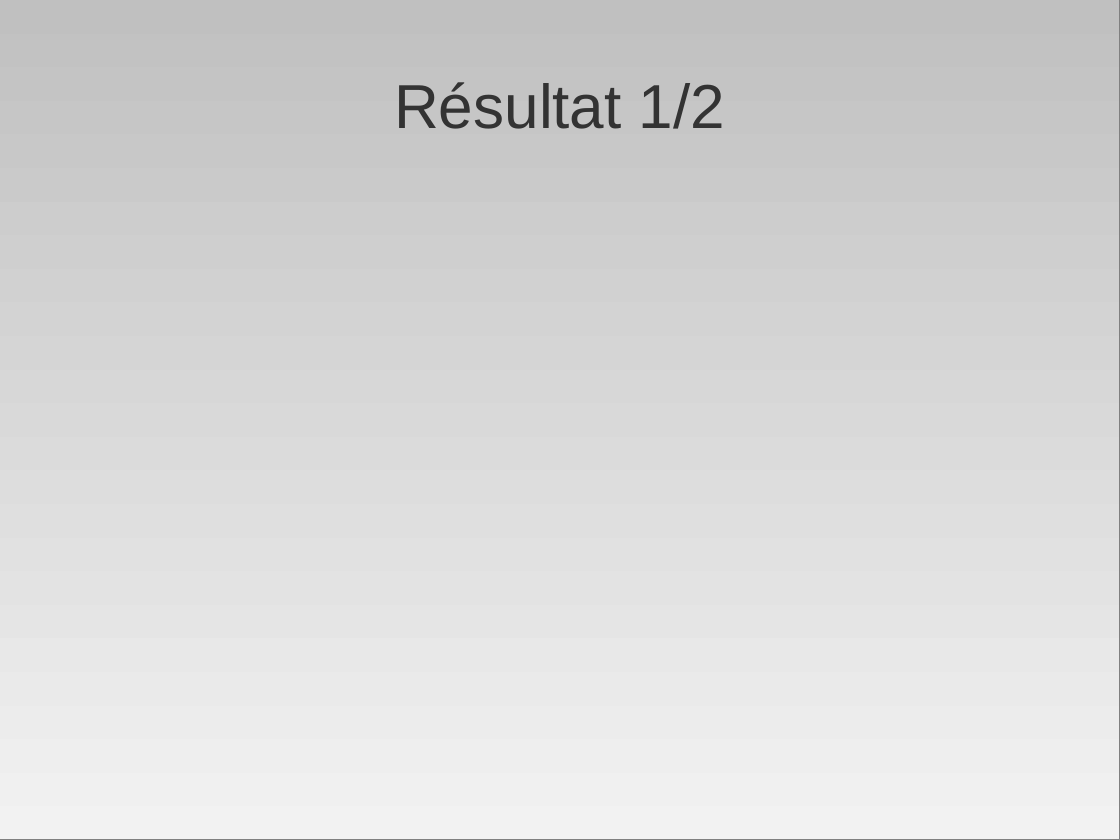
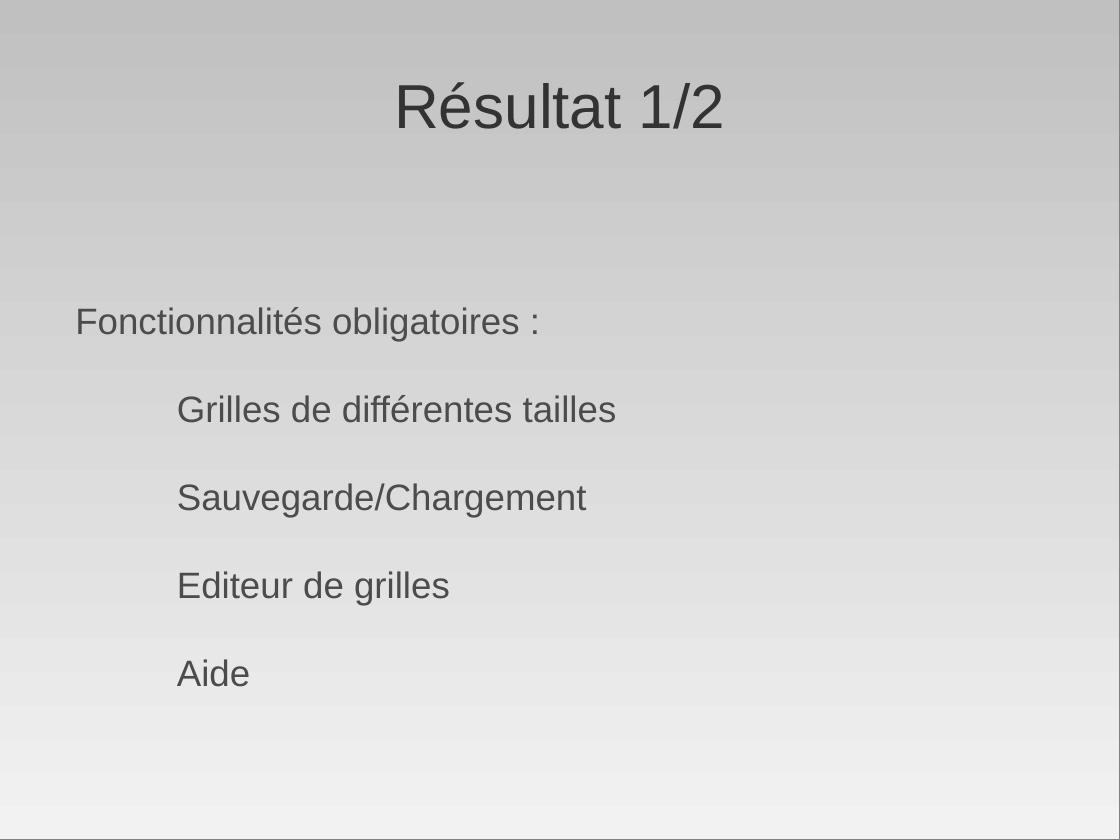
Before and after one commit to AniceK/craketeam, a slide deck: slide 12 of Documentation/Presentation/diapo_craketeam.odp. Drawn at 1120x840 pixels with LibreOffice and Linux fonts; fonts in the diff are those of the drawing. Boxes give left, top, right and bottom in pixels: in the first picture for what was removed or moved away, otherwise in the second. Text is boxed around its words. In the diff, an @@ line names an element or a change of style, - is before the commit and + after.

Commit message:
Ajout de la partie Résultat.

```diff
--- a/Documentation/Presentation/diapo_craketeam.odp
+++ b/Documentation/Presentation/diapo_craketeam.odp
@@ text added at box(75, 307, 617, 687), 26 pt, text #4C4C4C @@
+Fonctionnalités obligatoires :
+Grilles de différentes tailles
+Sauvegarde/Chargement
+Editeur de grilles
+Aide
```
Also in this commit, not shown: 1 other slide changed.
